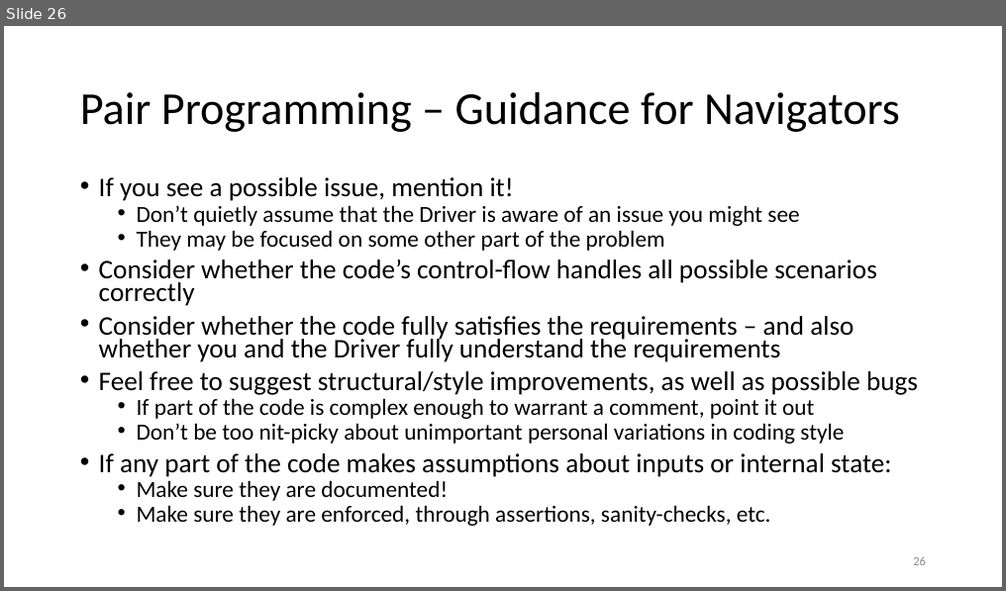
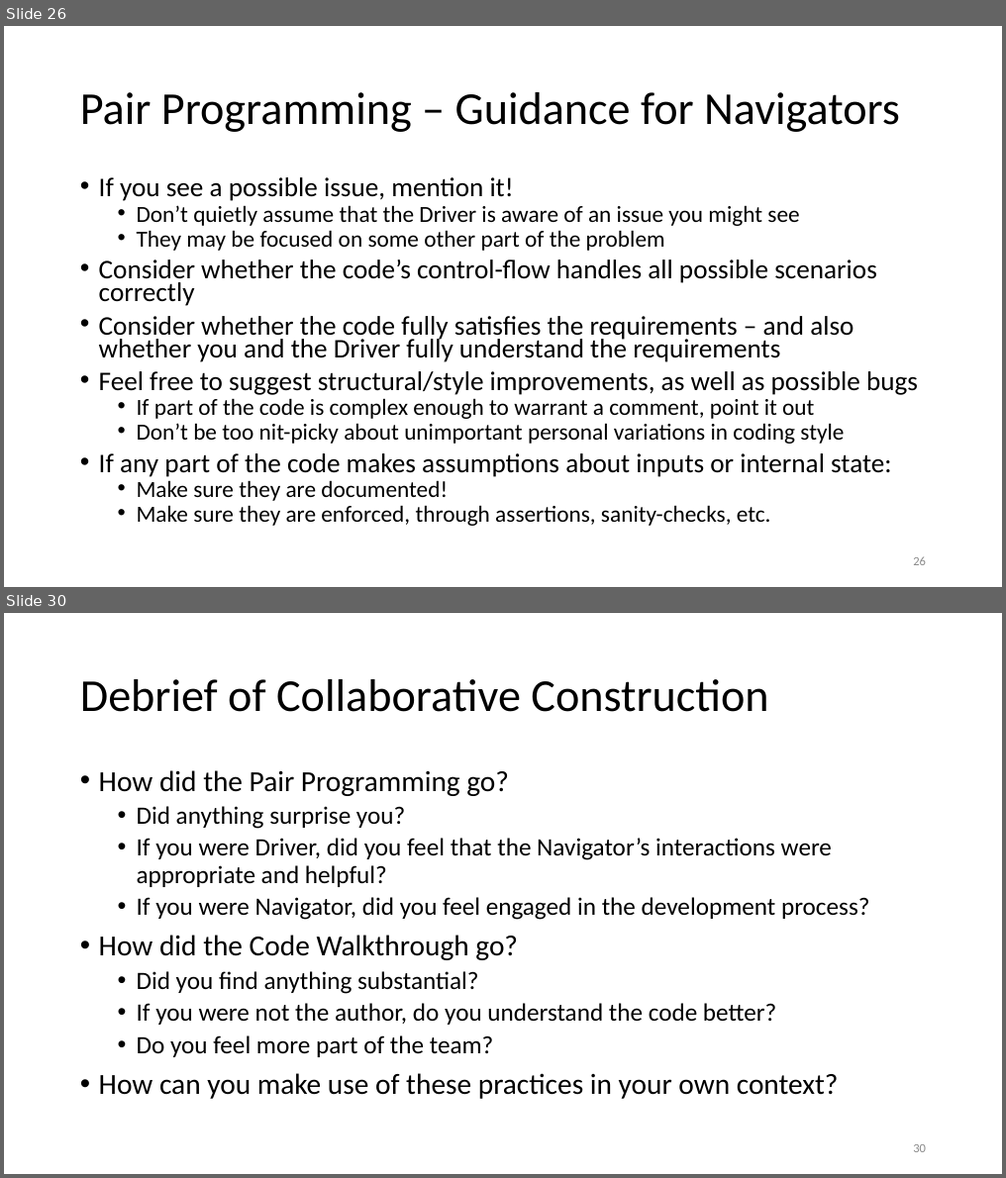
Before and after one commit to birajnp/Code-Review, a slide deck: presentations/CollaborativeConstruction.pptx. Shown one above the other, each under a label of ours: slide 26 before the commit, slides 26 and 30 after it; the slides between them are not shown. The pictures are 1006x591 and 1006x1178 pixels, drawn with LibreOffice and Linux fonts; fonts in the diff are those of the drawing. Boxes give left, top, right and bottom in pixels: in the first picture for what was removed or moved away, otherwise in the second. Text is boxed around its words. In the diff, an @@ line names an element or a change of style, - is before the commit and + after.

```diff
--- a/presentations/CollaborativeConstruction.pptx
+++ b/presentations/CollaborativeConstruction.pptx
@@ slide 30 added at (4, 613, 1002, 1174), background #FFFFFF @@
@@ title added at (80, 679, 768, 712), 44 pt, text #000000 @@
+Debrief of Collaborative Construction
@@ text added at (99, 770, 869, 1099), 24 pt, text #000000 @@
+• How did the Pair Programming go?
+  • Did anything surprise you?
+  • If you were Driver, did you feel that the Navigator’s interactions were appropriate and helpful?
+  • If you were Navigator, did you feel engaged in the development process?
+• How did the Code Walkthrough go?
+  • Did you find anything substantial?
+  • If you were not the author, do you understand the code better?
+  • Do you feel more part of the team?
+• How can you make use of these practices in your own context?
@@ page number added at (913, 1145, 926, 1153), 12 pt, text #8C8C8C @@
+30
```
Also in this commit, not shown: 9 slides changed, 3 other slides added, 1 slide removed.
